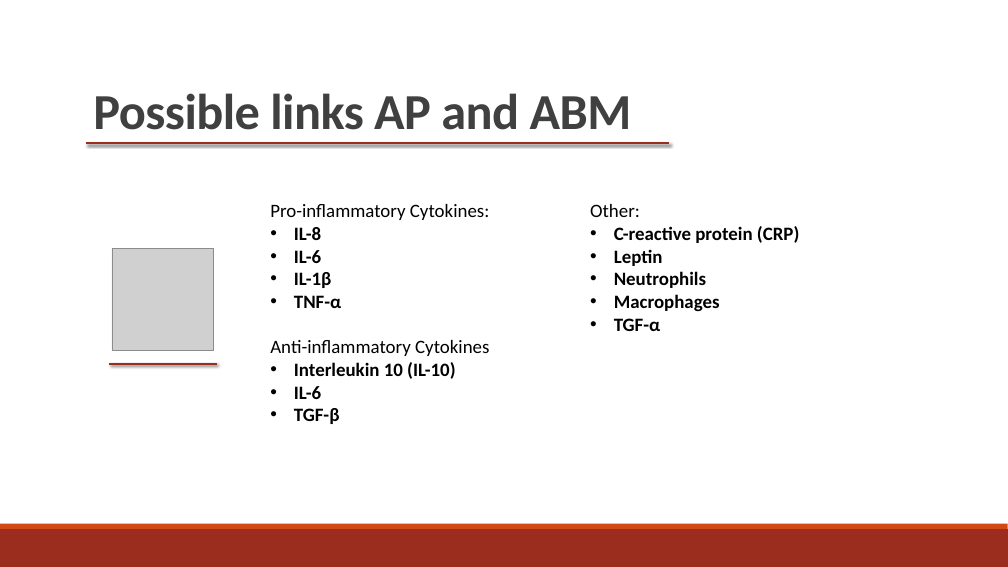
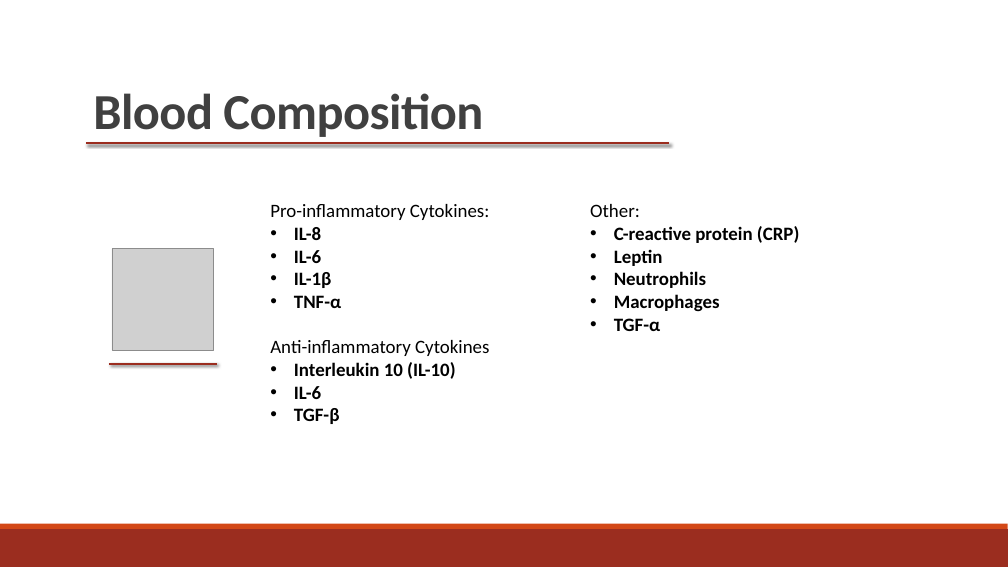
Before and after one commit to BenDickens/Brandwonden-Project-IAS, a slide deck: slide 13 of Notes and Primers/research proposal ppt.pptx (slide 10 before the commit). Drawn at 1008x567 pixels with LibreOffice and Linux fonts; fonts in the diff are those of the drawing; grey boxes stand for pictures. Boxes give left, top, right and bottom in pixels: in the first picture for what was removed or moved away, otherwise in the second. Text is boxed around its words. In the diff, an @@ line names an element or a change of style, - is before the commit and + after.

```diff
--- a/Notes and Primers/research proposal ppt.pptx
+++ b/Notes and Primers/research proposal ppt.pptx
@@ text at [93,93,483,137]: text changed @@
-Possible links AP and ABM
+Blood Composition
```
Also in this commit, not shown: 4 other slides changed, 4 slides added, 2 slides removed, 1 other file.
